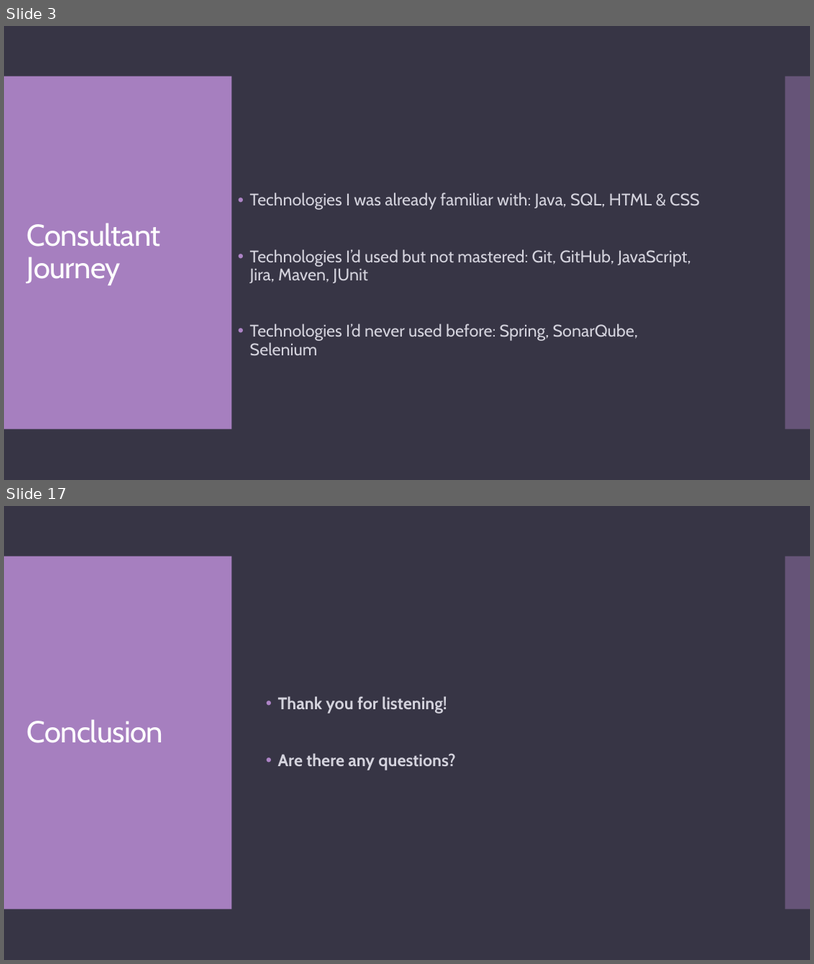
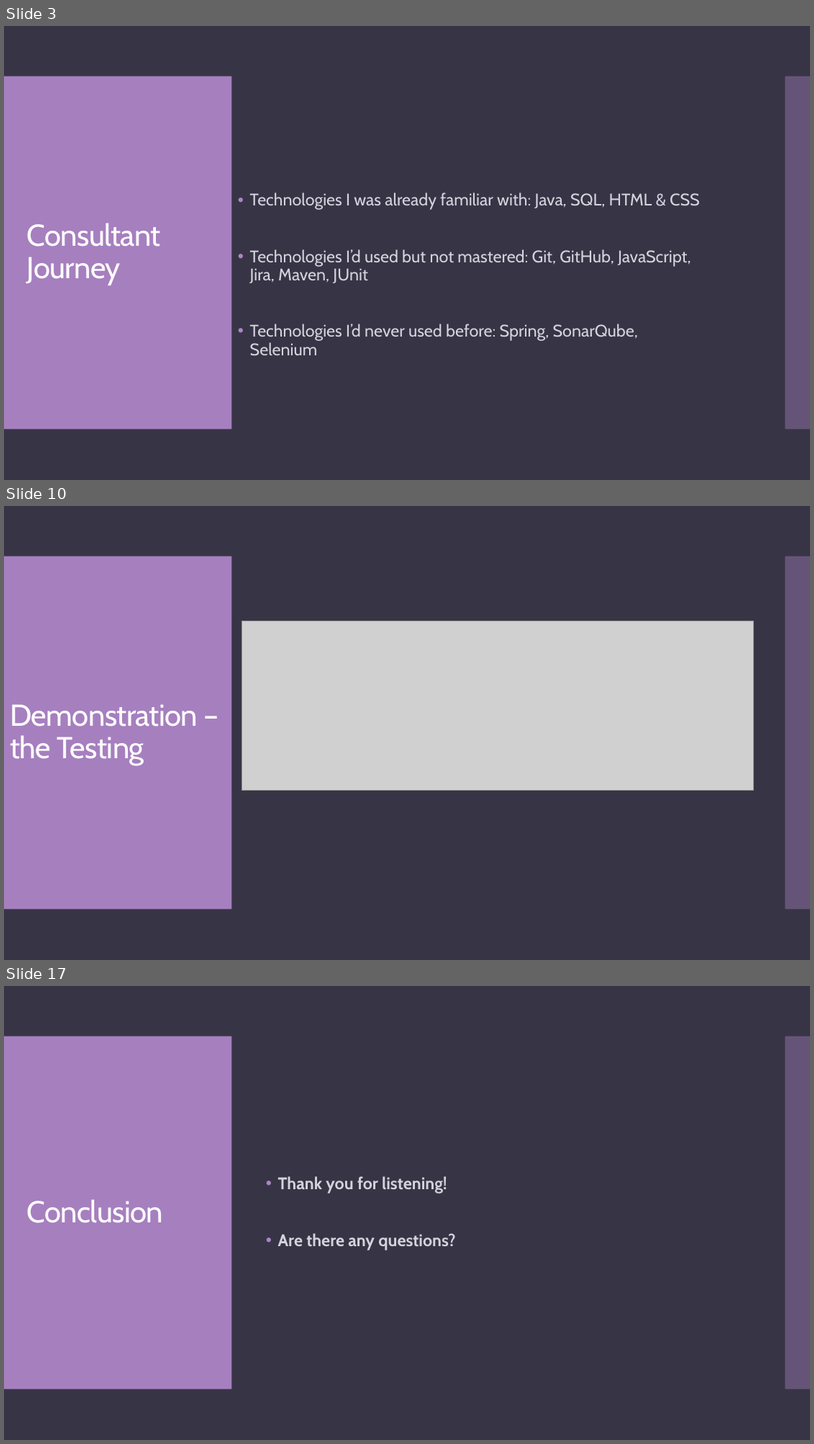
Before and after one commit to STGoodlandWork/QA-TDL-SG, a slide deck: Documentation/qa-tdl-presentation.pptx. Shown one above the other, each under a label of ours: slides 3 and 17 before the commit, slides 3, 10 and 17 after it; the slides between them are not shown. The pictures are 814x964 and 814x1444 pixels, drawn with LibreOffice and Linux fonts; fonts in the diff are those of the drawing; grey boxes stand for pictures. Boxes give left, top, right and bottom in pixels: in the first picture for what was removed or moved away, otherwise in the second. Text is boxed around its words. In the diff, an @@ line names an element or a change of style, - is before the commit and + after.

```diff
--- a/Documentation/qa-tdl-presentation.pptx
+++ b/Documentation/qa-tdl-presentation.pptx
@@ slide 10 added at (x1=4, y1=506, x2=810, y2=960), background #373545; not listed: 2 template elements that a slide beside it also shows @@
@@ picture added at (x1=242, y1=621, x2=754, y2=790) @@
@@ title added at (x1=10, y1=704, x2=198, y2=765), 36 pt, text #FFFFFF @@
+Demonstration – the Testing
```
Also in this commit, not shown: 13 slides changed, 1 slide removed.
